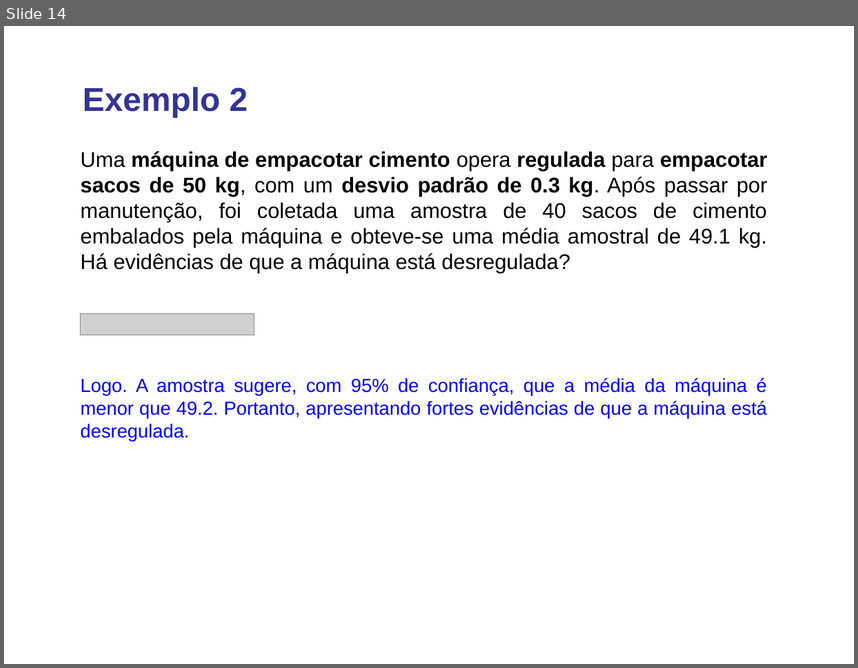
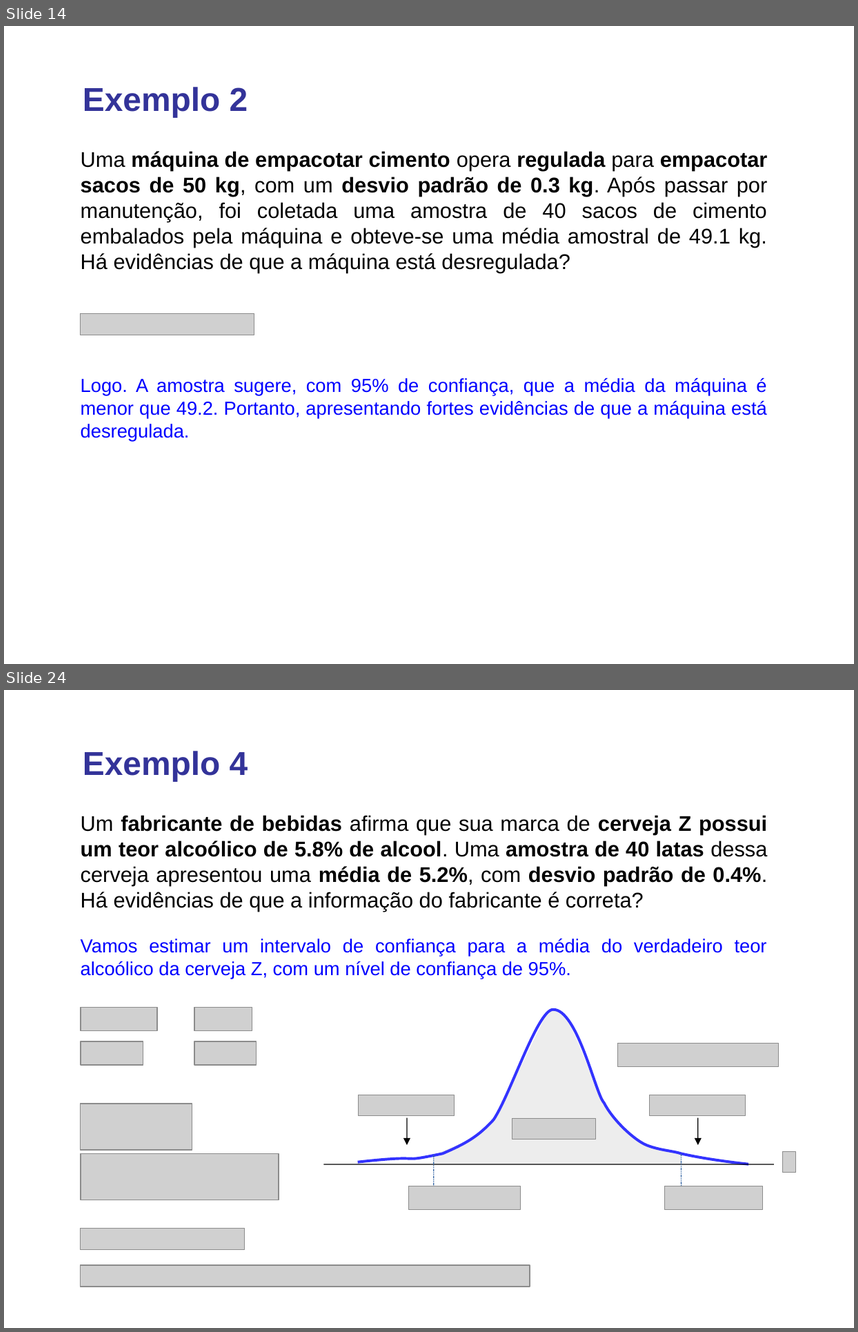
Before and after one commit to lansaviniec/estatistica, a slide deck: 7 estimativas e tamanhos amostrais.ppt. Shown one above the other, each under a label of ours: slide 14 before the commit, slides 14 and 24 after it; the slides between them are not shown. The pictures are 858x668 and 858x1332 pixels, drawn with LibreOffice and Linux fonts; fonts in the diff are those of the drawing; grey boxes stand for pictures. Boxes give left, top, right and bottom in pixels: in the first picture for what was removed or moved away, otherwise in the second. Text is boxed around its words. In the diff, an @@ line names an element or a change of style, - is before the commit and + after.

```diff
--- a/7 estimativas e tamanhos amostrais.ppt
+++ b/7 estimativas e tamanhos amostrais.ppt
@@ slide 24 added at (4, 690, 854, 1328), background #FFFFFF @@
@@ text added at (83, 751, 248, 781), 28 pt, text #333399, bold @@
+Exemplo 4
@@ text added at (81, 815, 767, 911), 18 pt, text #000000, bold @@
+Um fabricante de bebidas afirma que sua marca de cerveja Z possui um teor alcoólico de 5.8% de alcool. Uma amostra de 40 latas dessa cerveja apresentou uma média de 5.2%, com desvio padrão de 0.4%. Há evidências de que a informação do fabricante é correta?
@@ text added at (81, 938, 767, 979), 16 pt, text #0000FF @@
+Vamos estimar um intervalo de confiança para a média do verdadeiro teor alcoólico da cerveja Z, com um nível de confiança de 95%.
@@ group added at (81, 1007, 257, 1064): 4 pictures @@
@@ group added at (323, 1009, 796, 1210): 7 pictures, 3 lines, 2 freeform shapes, 2 arrows @@
@@ picture added at (81, 1103, 192, 1149) @@
@@ picture added at (81, 1153, 279, 1199) @@
@@ picture added at (81, 1228, 245, 1250) @@
@@ picture added at (81, 1265, 530, 1286) @@
```
Also in this commit, not shown: 3 slides changed, 13 other slides added, 1 other file.
